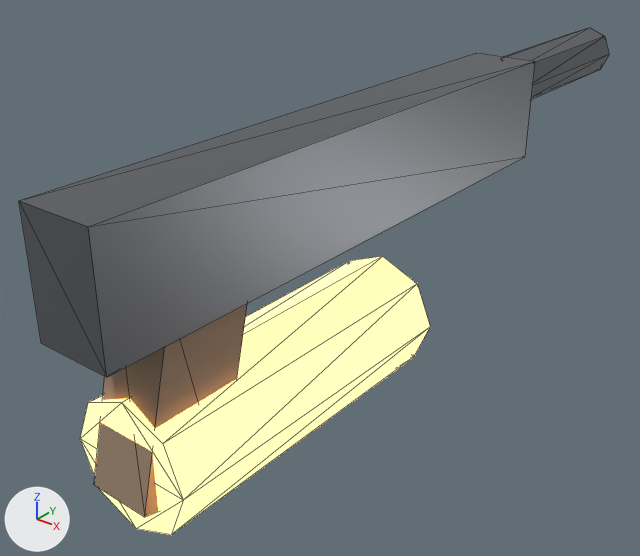
Renders of the glTF model godot/assets/weapons/gun_flamer.glb from each side of a commit.
One viewpoint serves both versions: a 50 mm camera at (0.383, -0.303, 0.279) aimed at (-0.041, 0.227, -0.05). Lighting does not change. The marker at lower left points along +X, +Y and +Z. The picture after the commit comes second. Mesh edges are drawn as thin lines. Vertices at exactly the same position are counted once.

The first picture shows 'Gun_flamer'.
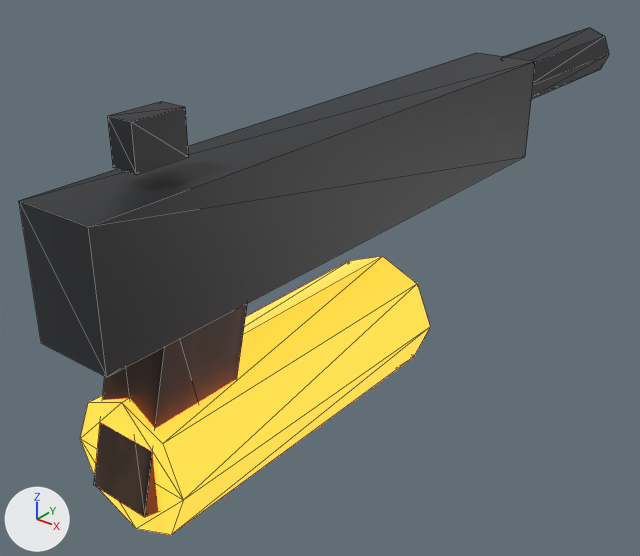
Boxes [x1, y1, x2, y2] around the edits, measured in the pictures (640 x 556 px):
'Gun_flamer', surface changed, recoloured, reshaped (darker)
    both: [19, 28, 609, 535]
part 1 of me_gun_flamer, added
    after: [107, 101, 189, 174]

Patch to the scene script:
```diff
--- a/godot/assets/weapons/gun_flamer.glb.py
+++ b/godot/assets/weapons/gun_flamer.glb.py
@@ img_tex_wood @@
+img_tex_wood = load_image('tex_wood', '_unpacked/tex_wood', 64, 64, 'sRGB')
@@ img_tex_metal @@
+img_tex_metal = load_image('tex_metal', '_unpacked/tex_metal', 64, 64, 'sRGB')
@@ mat_metal @@
 mat_metal = bpy.data.materials.new('Metal')
-# nodes: BsdfPrincipled, OutputMaterial
-# colours: grey #727479
+# nodes: BsdfPrincipled, Mix, OutputMaterial, TexImage
+# colours: dark grey #2b2d31
+# uses the picture img_tex_metal
@@ mat_grip @@
 n0 = _N.new('ShaderNodeBsdfPrincipled'); n0.name = 'Principled BSDF'
-n0.inputs[0].default_value = (0.29, 0.208, 0.141, 1.0)  # 'Base Color', brown #937e69
-n0.inputs[2].default_value = 0.8  # 'Roughness'
 n1 = _N.new('ShaderNodeOutputMaterial'); n1.name = 'Material Output'
+n2 = _N.new('ShaderNodeMix'); n2.name = 'Mix'
+n2.data_type = 'RGBA'
+n2.blend_type = 'MULTIPLY'
+n2.inputs[0].default_value = 1.0  # 'Factor'
+n2.inputs[7].default_value = (0.0685, 0.0356, 0.0176, 1.0)  # 'B', brown #4a3524
+n3 = _N.new('ShaderNodeTexImage'); n3.name = 'Image Texture'
+n3.image = img_tex_wood
+n3.interpolation = 'Closest'
 _L.new(n0.outputs[0], n1.inputs[0])  # 'BSDF' to 'Surface'
+_L.new(n2.outputs[2], n0.inputs[0])  # 'Result' to 'Base Color'
+_L.new(n3.outputs[0], n2.inputs[6])  # 'Color' to 'A'
@@ mat_glow @@
 mat_glow = principled_material('Glow')
-mat_glow.base_color = (1.0, 0.5, 0.15)  # orange #ffbc6c
+mat_glow.base_color = (1.0, 0.214, 0.0196)  # orange #ff7f26
 mat_glow.roughness = 0.3
-mat_glow.emission_color = (1.0, 0.5, 0.15)  # orange #ffbc6c
+mat_glow.emission_color = (1.0, 0.214, 0.0196)  # orange #ff7f26
 mat_glow.emission_strength = 3.0
@@ me_gun_flamer @@
 # used by ob_gun_flamer; location = (0.0, 0.0, 0.0)
-me_gun_flamer.from_pydata(...)  # 56 vertices, 92 faces; spans x -0.05..0.05, y -0.05..0.64, z -0.13..0.105
+me_gun_flamer.from_pydata(...)  # 72 vertices, 116 faces; spans x -0.05..0.05, y -0.05..0.64, z -0.13..0.145
+# me_gun_flamer part 1: a new loose piece, a box spanning x -0.01..0.01, y 0.0..0.04, z 0.115..0.145, in mat_metal
+# other edits to the shape of me_gun_flamer do not show in these pictures
 me_gun_flamer.materials.append(mat_metal)
```
